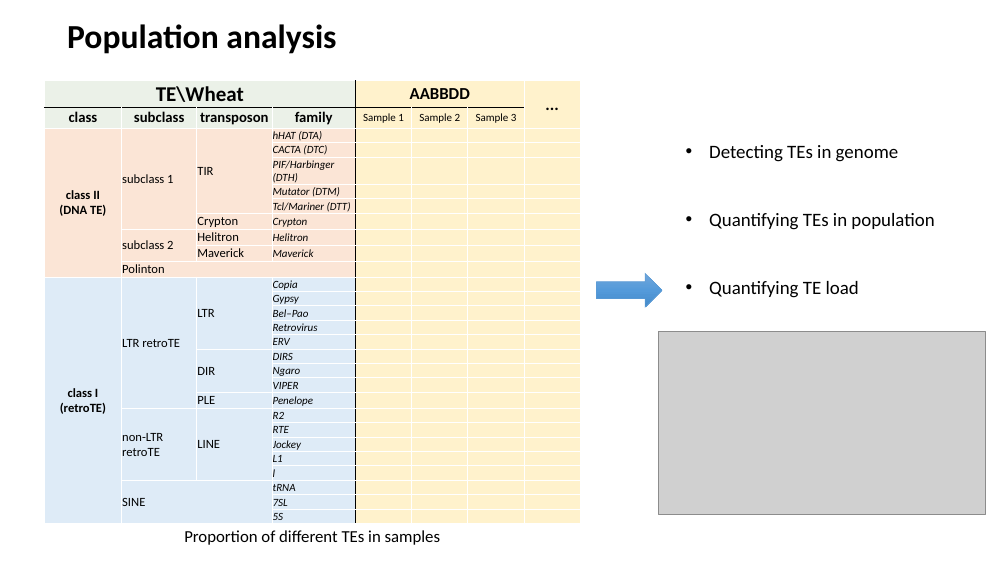
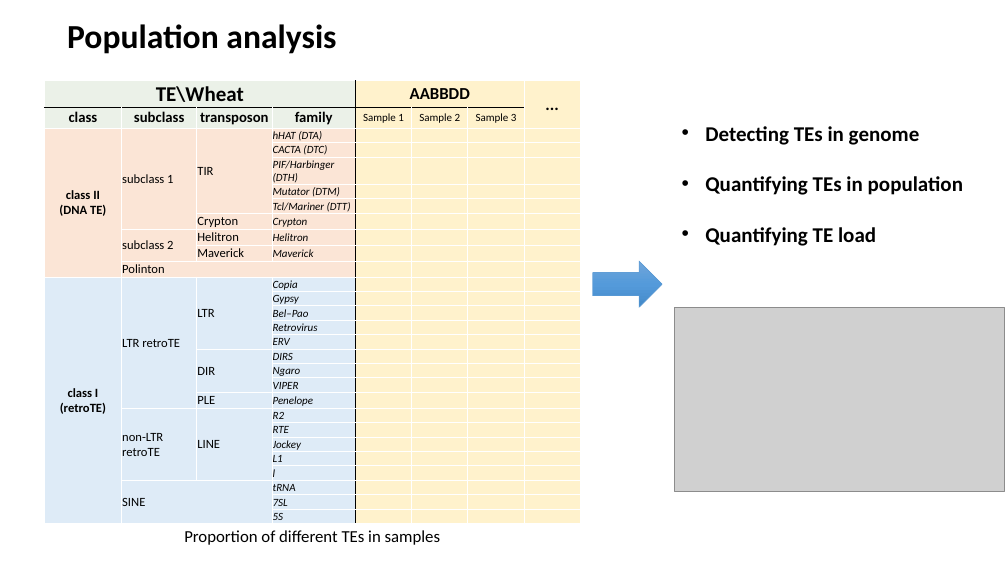
Before and after one commit to SirLearning/GeneticsNotes, a slide deck: slide 6 of undergraduate/Presentation.pptx. Drawn at 1008x567 pixels with LibreOffice and Linux fonts; fonts in the diff are those of the drawing; grey boxes stand for pictures. Boxes give left, top, right and bottom in pixels: in the first picture for what was removed or moved away, otherwise in the second. Text is boxed around its words. In the diff, an @@ line names an element or a change of style, - is before the commit and + after.

```diff
--- a/undergraduate/Presentation.pptx
+++ b/undergraduate/Presentation.pptx
@@ text "Detecting TEs in genome": place and size @@
-text "Detecting TEs in genome" at bbox=[709, 145, 934, 298]
+text "Detecting TEs in genome" at bbox=[705, 126, 963, 246]
@@ text "Detecting TEs in genome" at bbox=[705, 126, 963, 246]: size 18 to 20 pt, bold on; line spacing 1.5 to 1 @@
@@ right arrow: place and size @@
-right arrow at bbox=[597, 274, 662, 308]
+right arrow at bbox=[593, 262, 662, 308]
@@ picture: place and size @@
-picture at bbox=[659, 332, 986, 515]
+picture at bbox=[675, 307, 1004, 492]
```
Also in this commit, not shown: 4 other slides changed, 2 slides removed.
